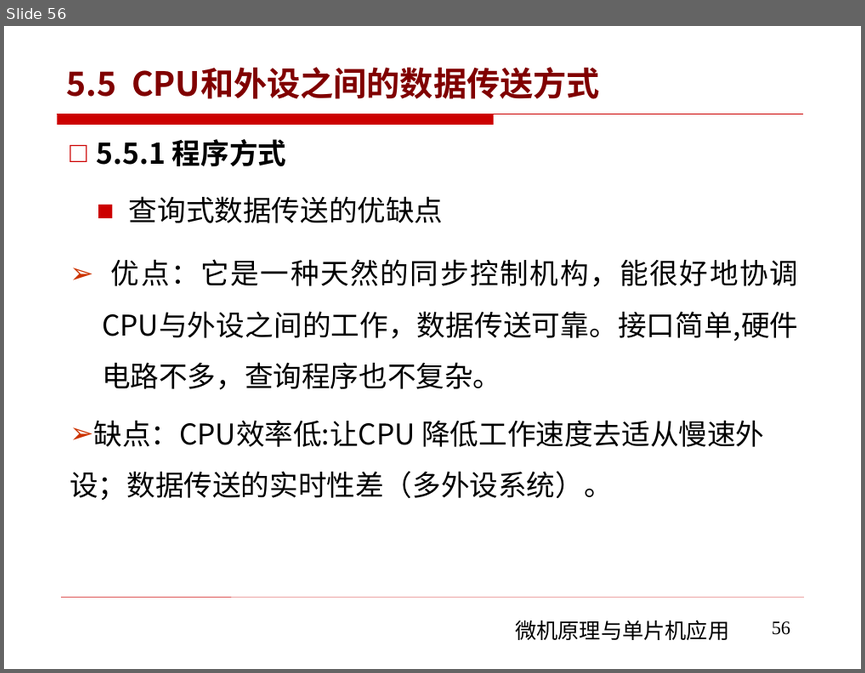
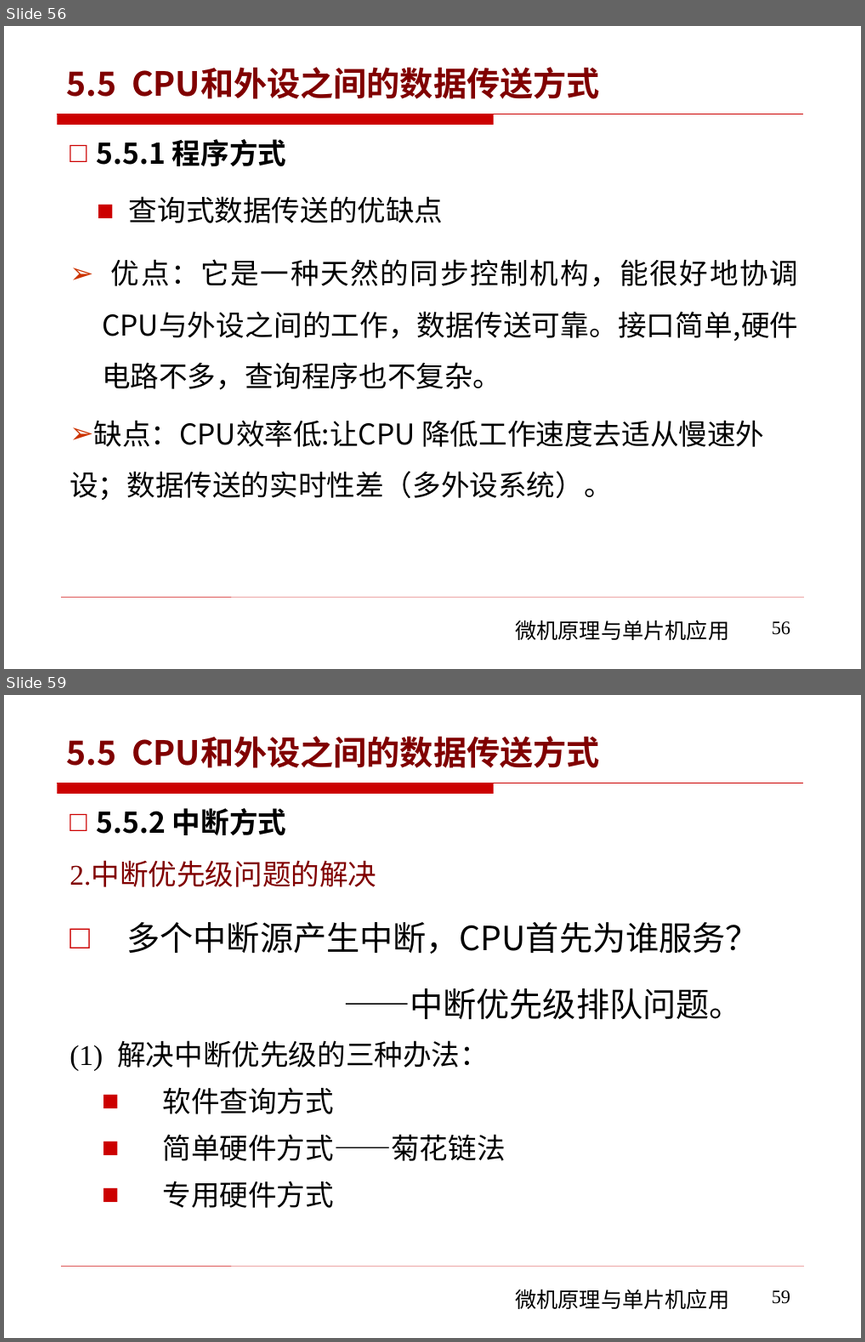
Before and after one commit to rshouc/Microcomputer, a slide deck: PPT/The Principle of Microcomputer/第五章 微机原理（微机和外设的数据传输) .pptx. Shown one above the other, each under a label of ours: slide 56 before the commit, slides 56 and 59 after it; the slides between them are not shown. The pictures are 865x673 and 865x1342 pixels, drawn with LibreOffice and Linux fonts; fonts in the diff are those of the drawing; background and template pictures are left out. Boxes give left, top, right and bottom in pixels: in the first picture for what was removed or moved away, otherwise in the second. Text is boxed around its words. In the diff, an @@ line names an element or a change of style, - is before the commit and + after.

```diff
--- a/PPT/The Principle of Microcomputer/第五章 微机原理（微机和外设的数据传输) .pptx
+++ b/PPT/The Principle of Microcomputer/第五章 微机原理（微机和外设的数据传输) .pptx
@@ slide 59 added at (4, 695, 861, 1338), background #FFFFFF; not listed: 3 template elements that a slide beside it also shows @@
@@ title added at (66, 736, 600, 768), 28 pt, text #800000, bold @@
+5.5 CPU和外设之间的数据传送方式
@@ text added at (69, 808, 759, 1208), 24 pt, text #000000 @@
+□ 5.5.2 中断方式
+2.中断优先级问题的解决
+□ 多个中断源产生中断，CPU首先为谁服务？
+——中断优先级排队问题。
+(1) 解决中断优先级的三种办法：
+  ■ 软件查询方式
+  ■ 简单硬件方式——菊花链法
+  ■ 专用硬件方式
@@ page number added at (772, 1290, 790, 1304), 16 pt, text #000000 @@
+59
```
Also in this commit, not shown: 25 other slides added.
